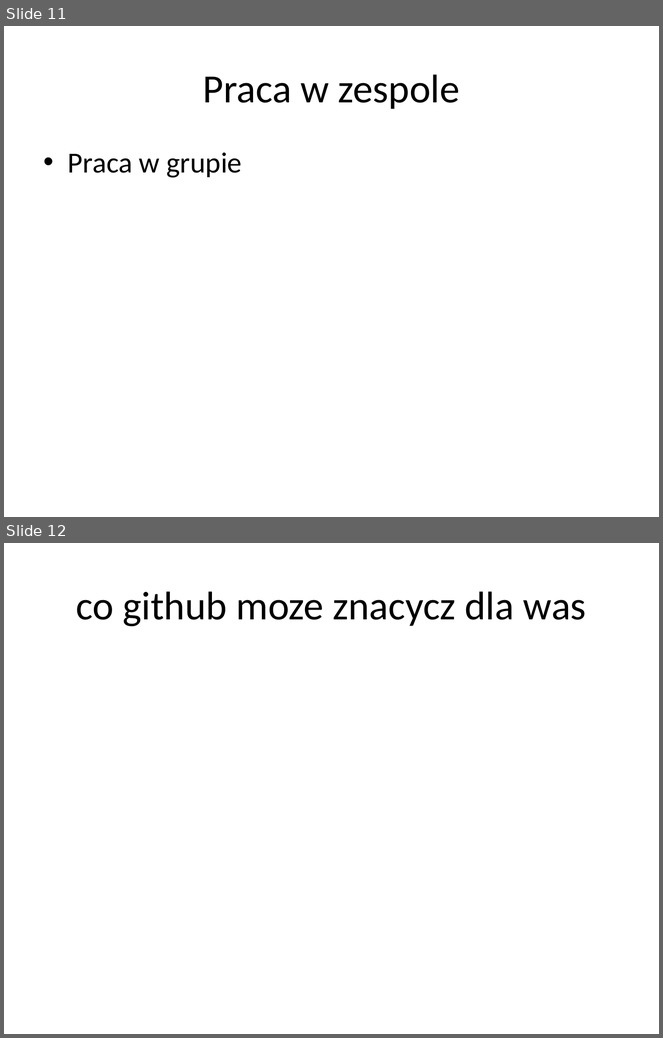
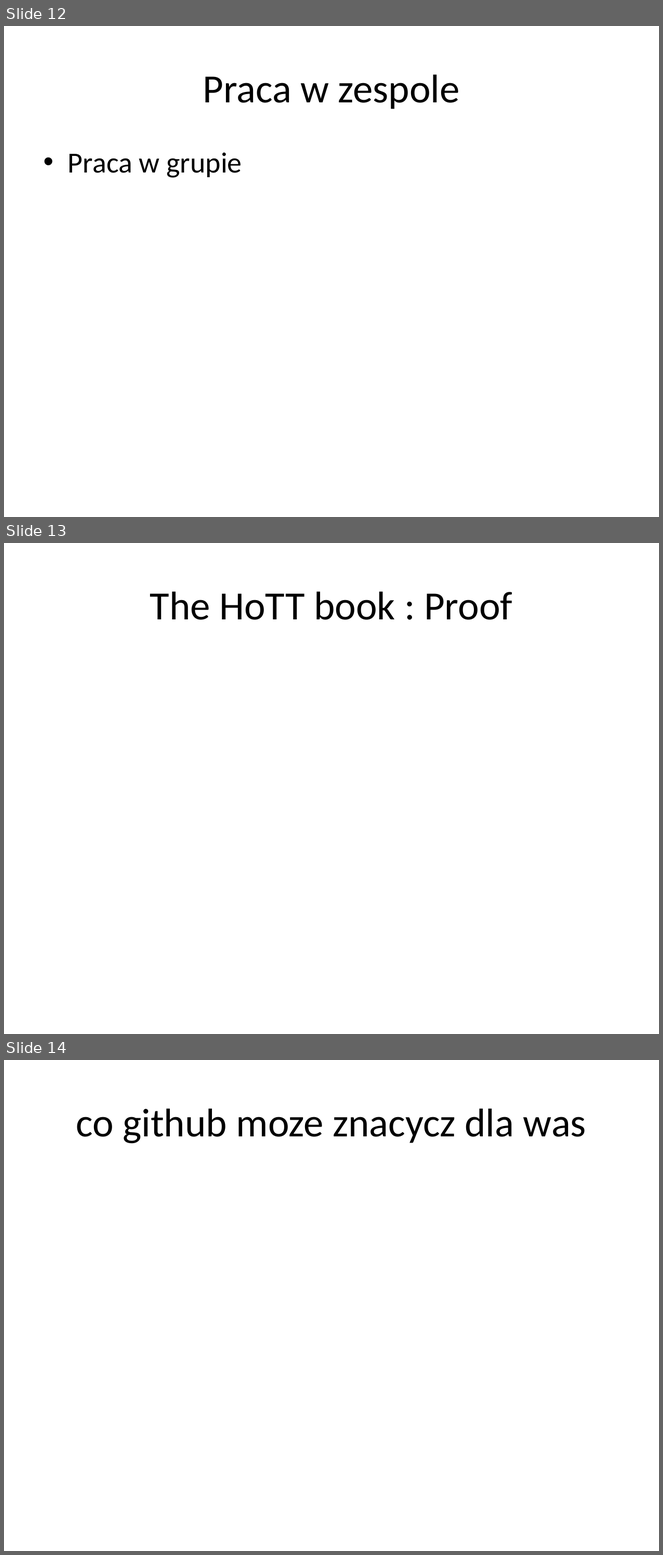
Before and after one commit to krzysztofkaluzny/codeweek, a slide deck: GitHub - Talk .pptx. Shown one above the other, each under a label of ours: slides 11 and 12 before the commit, slides 12, 13 and 14 after it. The pictures are 663x1038 and 663x1555 pixels, drawn with LibreOffice and Linux fonts; fonts in the diff are those of the drawing. Boxes give left, top, right and bottom in pixels: in the first picture for what was removed or moved away, otherwise in the second. Text is boxed around its words. In the diff, an @@ line names an element or a change of style, - is before the commit and + after.

Commit message:
HoTT book

```diff
--- a/GitHub - Talk .pptx
+++ b/GitHub - Talk .pptx
@@ slide 13 added at (4,543,659,1034), background #FFFFFF @@
@@ title added at (150,591,513,620), 44 pt, text #000000 @@
+The HoTT book : Proof
@@ what was slide 11 is now slide 12 @@
@@ what was slide 12 is now slide 14 @@
```
Also in this commit, not shown: 1 slide changed, 1 other slide added.
